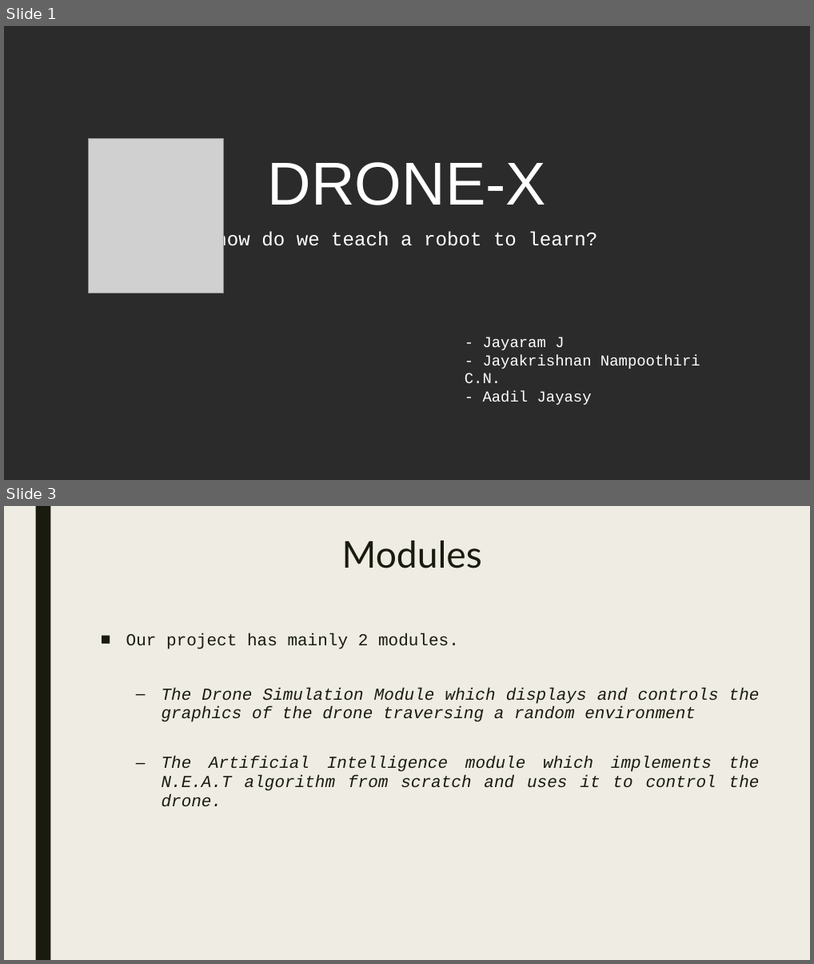
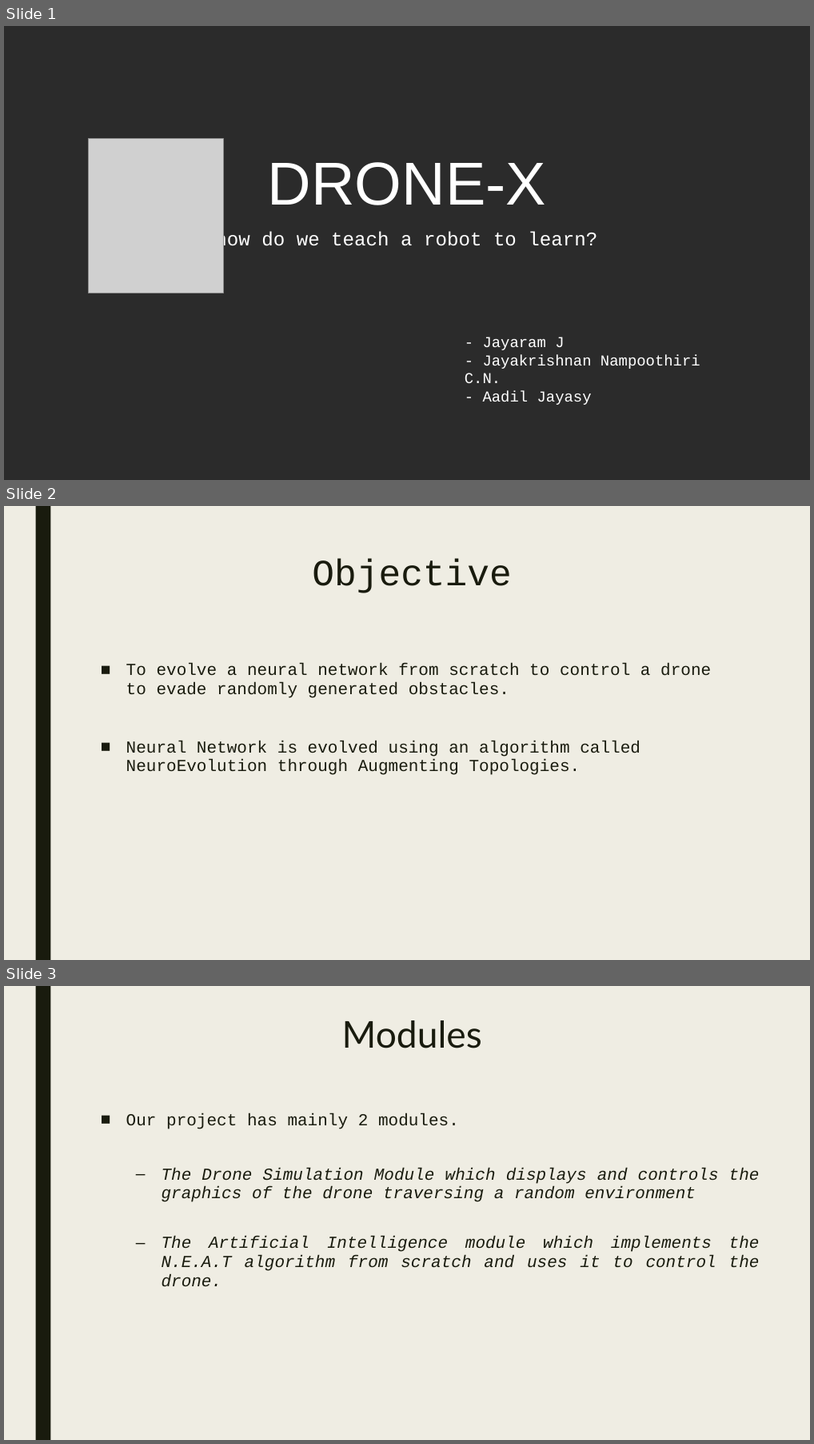
Before and after one commit to bokonist/drone-x, a slide deck: presentation/Drone-X-final.pptx. Shown one above the other, each under a label of ours: slides 1 and 3 before the commit, slides 1, 2 and 3 after it; the slides between them are not shown. The pictures are 814x964 and 814x1444 pixels, drawn with LibreOffice and Linux fonts; fonts in the diff are those of the drawing; grey boxes stand for pictures; background and template pictures are left out; a plain dark background stands for a picture behind light text. Boxes give left, top, right and bottom in pixels: in the first picture for what was removed or moved away, otherwise in the second. Text is boxed around its words. In the diff, an @@ line names an element or a change of style, - is before the commit and + after.

```diff
--- a/presentation/Drone-X-final.pptx
+++ b/presentation/Drone-X-final.pptx
@@ slide 2 added at (4, 506, 810, 960), background #EFEDE3; not listed: 1 template element that a slide beside it also shows @@
@@ title added at (312, 560, 511, 593), 44 pt, text #191B0E @@
+Objective
@@ text added at (126, 663, 711, 775), 20 pt, text #191B0E @@
+■ To evolve a neural network from scratch to control a drone to evade randomly generated obstacles.
+■ Neural Network is evolved using an algorithm called NeuroEvolution through Augmenting Topologies.
```
Also in this commit, not shown: 4 other slides added, 1 slide removed.
